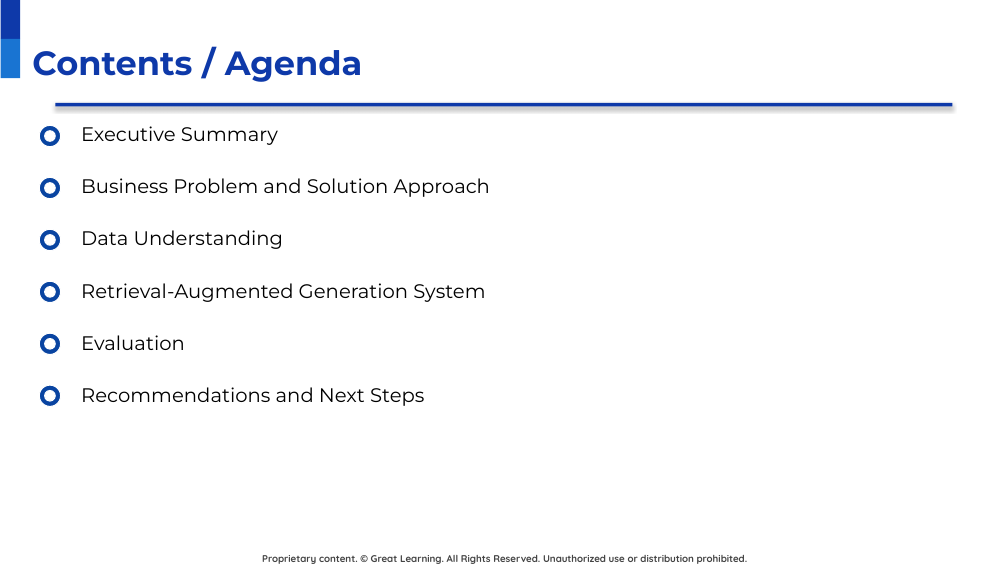
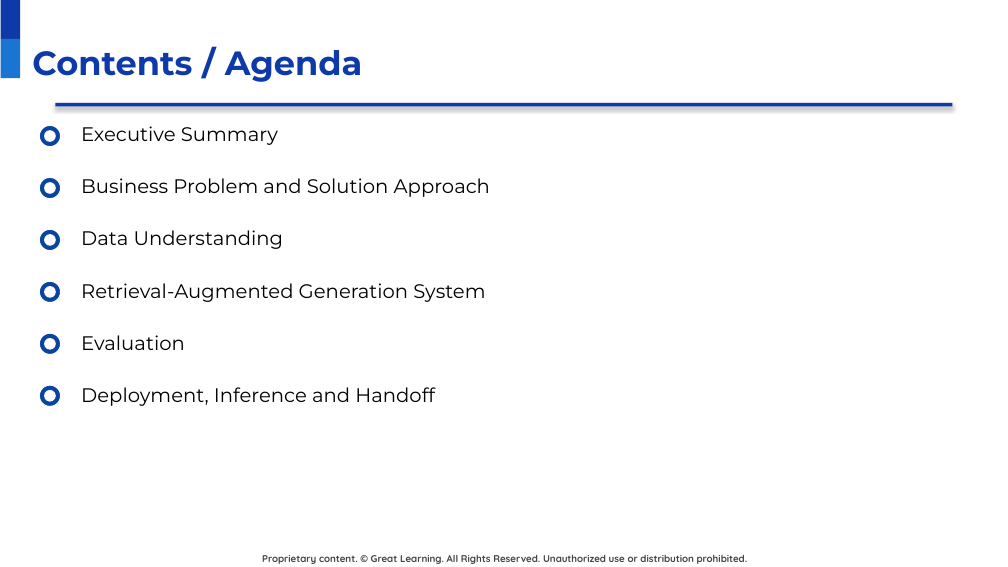
Before and after one commit to raovutukoor1/aurora-stay-qna, a slide deck: slide 2 of presentations/Aurora_Stays_RAG_Project_Presentation_Template_Style.pptx. Drawn at 1008x567 pixels with LibreOffice and Linux fonts; fonts in the diff are those of the drawing; background and template pictures are left out. Boxes give left, top, right and bottom in pixels: in the first picture for what was removed or moved away, otherwise in the second. Text is boxed around its words. In the diff, an @@ line names an element or a change of style, - is before the commit and + after.

Commit message:
Add deployment and inference slides to presentation

```diff
--- a/presentations/Aurora_Stays_RAG_Project_Presentation_Template_Style.pptx
+++ b/presentations/Aurora_Stays_RAG_Project_Presentation_Template_Style.pptx
@@ text at [81,387,435,406]: text changed @@
-Recommendations and Next Steps
+Deployment, Inference and Handoff
```
Also in this commit, not shown: 1 other slide changed, 12 slides added, 2 other files.
